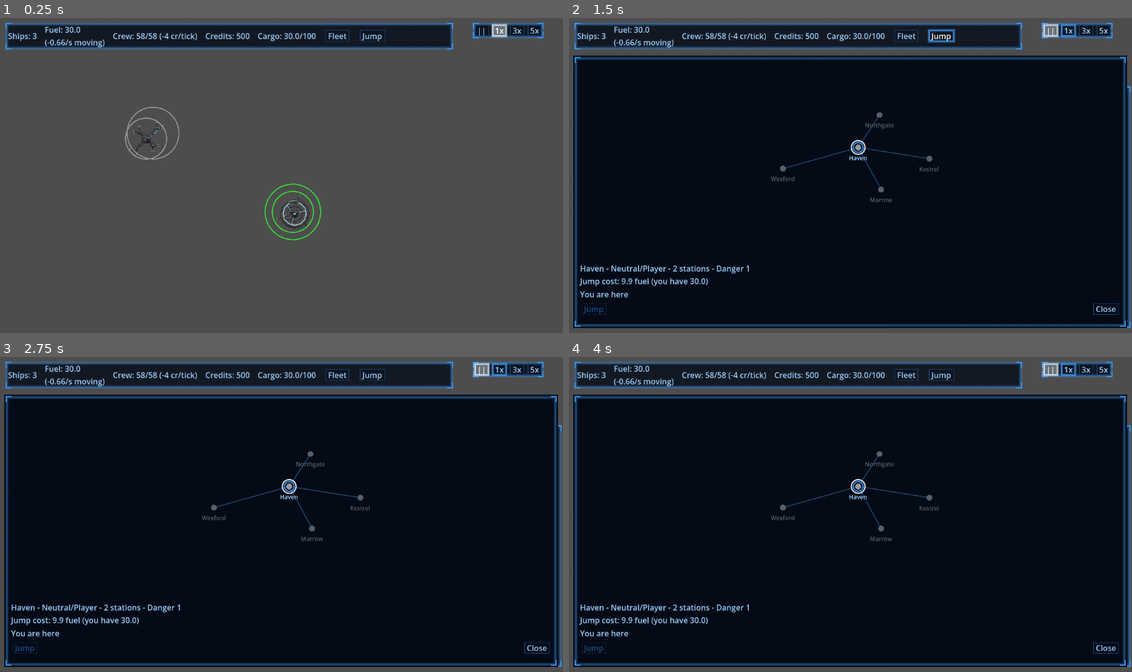
Above: before the commit, frames 1-4 (two rows, left to right).
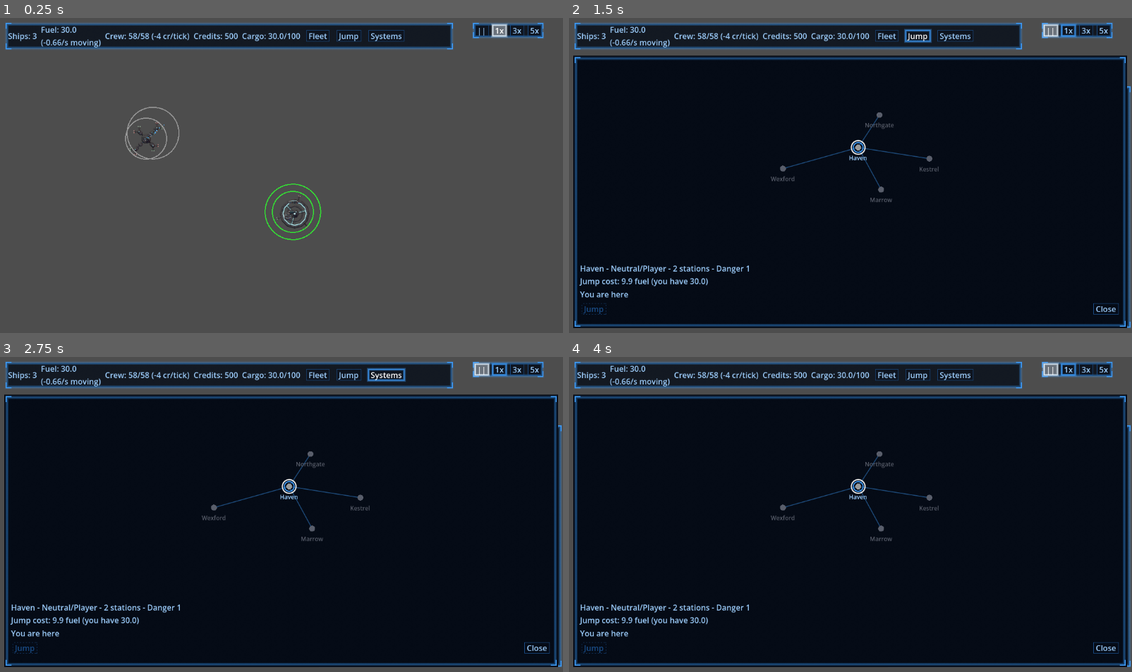
Above: after the commit, the same moments.

Repository: darthlemi/SpaceGame
Game: Godot game, scene res://scenes/campaign/campaign_scene.tscn
The game is run twice, just before and just after one commit, with the same random seed, the same clock (stepped at 60 frames per second) and the same inputs.
Inputs (mouse positions are in pixels of both pictures, inside the frame that each line leads up to):
- Up to frame 1 (0.25 s): no input
- Up to frame 2 (1.5 s): click "Fleet" at 0.5 s; click "Jump" at 1.25 s
- Up to frame 3 (2.75 s): click (388, 375) at 2 s, where only the run after the commit has a clickable "Systems"
- Up to frame 4 (4 s): click "Flag" at 2.75 s; click "Deploy" at 3.5 s

The runs differ from the first frame. In frame 1, 1.1% of the frame differs, in the area x 7-72%, y 2-10%; in frame 2, 1.2%; in frame 3, 1.2%; in frame 4, 1.1%.

Commit message:
Open the Systems & Stations panel from the campaign HUD

Diff:
--- a/scenes/campaign/campaign_scene.tscn
+++ b/scenes/campaign/campaign_scene.tscn
@@ -11,6 +11,7 @@
 [ext_resource type="PackedScene" path="res://scenes/campaign/fleet_management_panel.tscn" id="9"]
 [ext_resource type="PackedScene" path="res://scenes/campaign/respawn_panel.tscn" id="10"]
 [ext_resource type="PackedScene" path="res://scenes/ui/jump_map_panel.tscn" id="11"]
+[ext_resource type="PackedScene" path="res://scenes/ui/systems_stations_panel.tscn" id="12"]
 
 [node name="CampaignScene" type="Node2D"]
 script = ExtResource("1")
@@ -59,6 +60,8 @@
 
 [node name="JumpMapPanel" parent="UILayer" instance=ExtResource("11")]
 
+[node name="SystemsStationsPanel" parent="UILayer" instance=ExtResource("12")]
+
 [node name="SpeedControls" parent="UILayer" instance=ExtResource("4")]
 
 [node name="FleetStatusBar" parent="UILayer" instance=ExtResource("6")]
--- a/scenes/ui/fleet_status_bar.tscn
+++ b/scenes/ui/fleet_status_bar.tscn
@@ -21,7 +21,7 @@
 offset_right = 912.0
 offset_bottom = 56.0
 mouse_filter = 2
-theme_override_constants/separation = 16
+theme_override_constants/separation = 8
 
 [node name="ShipsLabel" type="Label" parent="Layout"]
 vertical_alignment = 1
@@ -50,3 +50,7 @@
 [node name="JumpButton" type="Button" parent="Layout"]
 size_flags_vertical = 4
 text = "Jump"
+
+[node name="SystemsButton" type="Button" parent="Layout"]
+size_flags_vertical = 4
+text = "Systems"
--- a/scripts/campaign/campaign_scene.gd
+++ b/scripts/campaign/campaign_scene.gd
@@ -24,12 +24,14 @@
 @onready var loot_panel: LootPanel = $UILayer/LootPanel
 @onready var respawn_panel: RespawnPanel = $UILayer/RespawnPanel
 @onready var jump_map_panel: JumpMapPanel = $UILayer/JumpMapPanel
+@onready var systems_stations_panel: SystemsStationsPanel = $UILayer/SystemsStationsPanel
 
 var _pending_enemy_icon: CampaignFleetIcon
 var _mouse_held: bool = false
 var _travel_target: Area2D = null
 var _docked_base: Area2D = null
 var _paused_before_fleet_panel: bool = false
+var _paused_before_systems_panel: bool = false
 var _jump: CampaignJumpController
 var _engage_prompt_text: String = ""
 
@@ -69,7 +71,9 @@
 	base_overview_panel.repair_button.pressed.connect(_open_repair)
 	base_overview_panel.undock_button.pressed.connect(_on_docking_panel_closed)
 	fleet_status_bar.fleet_button.pressed.connect(_open_fleet_management)
+	fleet_status_bar.systems_button.pressed.connect(_open_systems_stations)
 	fleet_management_panel.close_button.pressed.connect(_on_fleet_management_closed)
+	systems_stations_panel.close_button.pressed.connect(_on_systems_stations_closed)
 	_jump = CampaignJumpController.new(self)
 	_build_debug_menu()
 
@@ -343,7 +347,7 @@
 func _open_fleet_management() -> void:
 	# The engage and respawn prompts are modal and share the panel's screen slot; the open jump
 	# map owns the pause state, which a second record here would corrupt.
-	if engage_prompt.visible or respawn_panel.visible or jump_map_panel.visible:
+	if engage_prompt.visible or respawn_panel.visible or jump_map_panel.visible or systems_stations_panel.visible:
 		return
 	if not fleet_management_panel.visible:
 		_paused_before_fleet_panel = get_tree().paused
@@ -355,6 +359,18 @@
 func _on_fleet_management_closed() -> void:
 	if _docked_base == null:
 		get_tree().paused = _paused_before_fleet_panel
+
+func _open_systems_stations() -> void:
+	# Same modal rule as Fleet/Jump: whichever full panel is open owns the pause state.
+	if engage_prompt.visible or respawn_panel.visible or jump_map_panel.visible or fleet_management_panel.visible:
+		return
+	if not systems_stations_panel.visible:
+		_paused_before_systems_panel = get_tree().paused
+	systems_stations_panel.open_for(CampaignState)
+	get_tree().paused = true
+
+func _on_systems_stations_closed() -> void:
+	get_tree().paused = _paused_before_systems_panel
 
 func _open_jump_map() -> void:
 	_jump.open_jump_map()
@@ -402,7 +418,7 @@
 		_open_jump_map()
 		return
 	if event is InputEventMouseButton and event.pressed and event.button_index == MOUSE_BUTTON_LEFT:
-		if base_overview_panel.visible or engage_prompt.visible or fleet_management_panel.visible or respawn_panel.visible or jump_map_panel.visible:
+		if base_overview_panel.visible or engage_prompt.visible or fleet_management_panel.visible or respawn_panel.visible or jump_map_panel.visible or systems_stations_panel.visible:
 			return
 		if get_tree().paused:
 			get_tree().paused = false
--- a/scripts/campaign/jump_controller.gd
+++ b/scripts/campaign/jump_controller.gd
@@ -24,7 +24,7 @@
 
 # Same modal rules as the Fleet panel. The map covers whatever is open; closing it returns there.
 func open_jump_map() -> void:
-	if _scene.engage_prompt.visible or _scene.respawn_panel.visible:
+	if _scene.engage_prompt.visible or _scene.respawn_panel.visible or _scene.systems_stations_panel.visible:
 		return
 	if not _scene.jump_map_panel.visible:
 		_paused_before_jump_map = _scene.get_tree().paused
--- a/scripts/ui/fleet_status_bar.gd
+++ b/scripts/ui/fleet_status_bar.gd
@@ -9,6 +9,7 @@
 @onready var cargo_label: Label = $Layout/CargoLabel
 @onready var fleet_button: Button = $Layout/FleetButton
 @onready var jump_button: Button = $Layout/JumpButton
+@onready var systems_button: Button = $Layout/SystemsButton
 
 func _ready() -> void:
 	# Keep refreshing while docked (tree paused) so trades show up immediately.
--- a/tests/run_tests.gd
+++ b/tests/run_tests.gd
@@ -315,6 +315,12 @@
 		print("FAIL [%s]: %s" % [campaign_scene_fleet_panel_test.resource_path, f])
 	total_failures += campaign_scene_fleet_panel_failures.size()
 
+	var campaign_scene_systems_stations_test = load("res://tests/test_campaign_scene_systems_stations.gd")
+	var campaign_scene_systems_stations_failures: Array[String] = await campaign_scene_systems_stations_test.run_async(self)
+	for f in campaign_scene_systems_stations_failures:
+		print("FAIL [%s]: %s" % [campaign_scene_systems_stations_test.resource_path, f])
+	total_failures += campaign_scene_systems_stations_failures.size()
+
 	var jettison_panel_test = load("res://tests/test_jettison_panel.gd")
 	var jettison_panel_failures: Array[String] = await jettison_panel_test.run_async(self)
 	for f in jettison_panel_failures:
--- /dev/null
+++ b/tests/test_campaign_scene_systems_stations.gd
@@ -0,0 +1,56 @@
+extends RefCounted
+
+const CampaignSceneScene = preload("res://scenes/campaign/campaign_scene.tscn")
+
+static func run_async(tree: SceneTree) -> Array[String]:
+	var failures: Array[String] = []
+	var campaign_state = tree.root.get_node("/root/CampaignState")
+	campaign_state.reset()
+
+	var scene: Node2D = CampaignSceneScene.instantiate()
+	tree.root.add_child(scene)
+	await tree.process_frame
+	tree.paused = false
+
+	var panel: SystemsStationsPanel = scene.systems_stations_panel
+	var systems_button: Button = scene.fleet_status_bar.systems_button
+
+	# (a) open pauses, close unpauses.
+	systems_button.pressed.emit()
+	if not panel.visible or not tree.paused:
+		failures.append("(a) expected Systems to open the panel and pause, visible=%s paused=%s" % [panel.visible, tree.paused])
+	panel.close_button.pressed.emit()
+	if panel.visible or tree.paused:
+		failures.append("(a) expected Close to hide the panel and unpause")
+
+	# (b) a pre-existing pause survives open/close.
+	tree.paused = true
+	systems_button.pressed.emit()
+	panel.close_button.pressed.emit()
+	if not tree.paused:
+		failures.append("(b) expected Close to keep a pre-existing pause")
+	tree.paused = false
+
+	# (c) the engage prompt is modal: Systems is ignored while it's up.
+	scene.engage_prompt.visible = true
+	systems_button.pressed.emit()
+	if panel.visible:
+		failures.append("(c) expected Systems to be ignored while the engage prompt is visible")
+	scene.engage_prompt.visible = false
+
+	# (d) mutual exclusion: Systems is ignored while the Fleet panel is open, and vice versa.
+	scene.fleet_status_bar.fleet_button.pressed.emit()
+	systems_button.pressed.emit()
+	if panel.visible:
+		failures.append("(d) expected Systems to be ignored while the Fleet panel is visible")
+	scene.fleet_management_panel.close_button.pressed.emit()
+	tree.paused = false
+	systems_button.pressed.emit()
+	scene.fleet_status_bar.fleet_button.pressed.emit()
+	if scene.fleet_management_panel.visible:
+		failures.append("(d) expected Fleet to be ignored while the Systems panel is visible")
+	panel.close_button.pressed.emit()
+	tree.paused = false
+
+	campaign_state.reset()
+	return failures
Not shown: 1 places in scenes/campaign/campaign_scene.tscn that only renumber resources
